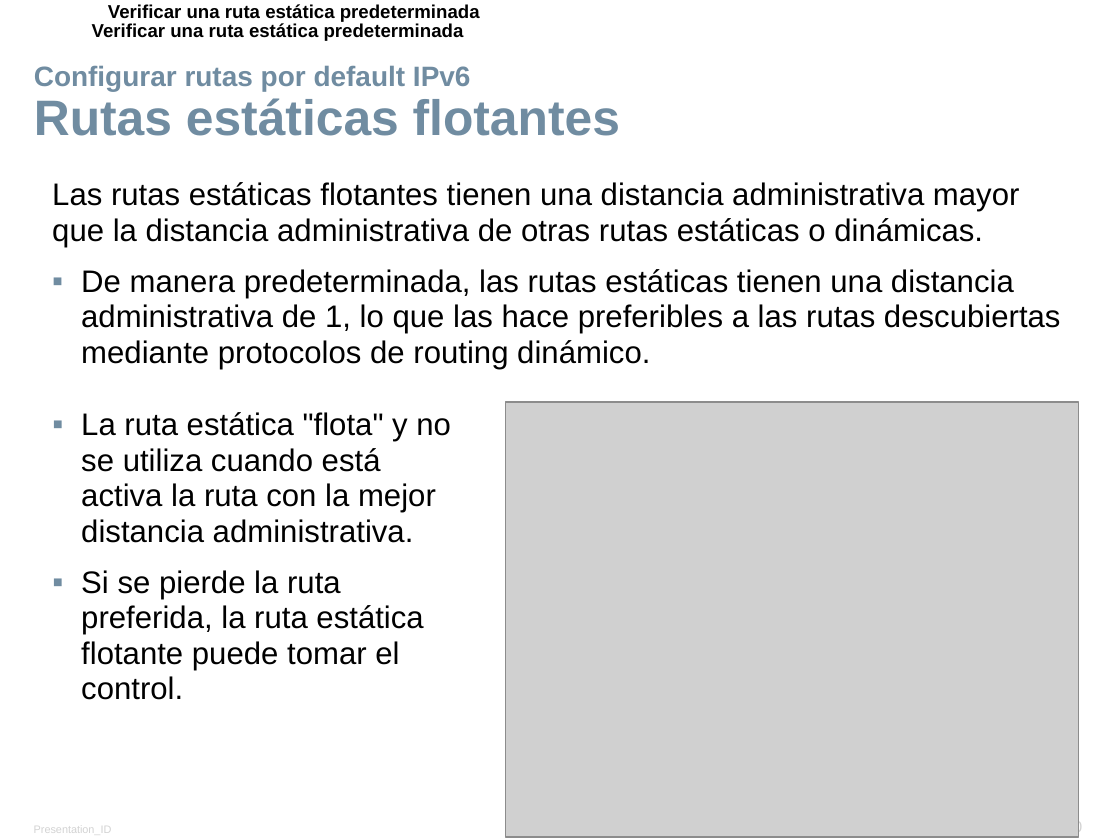
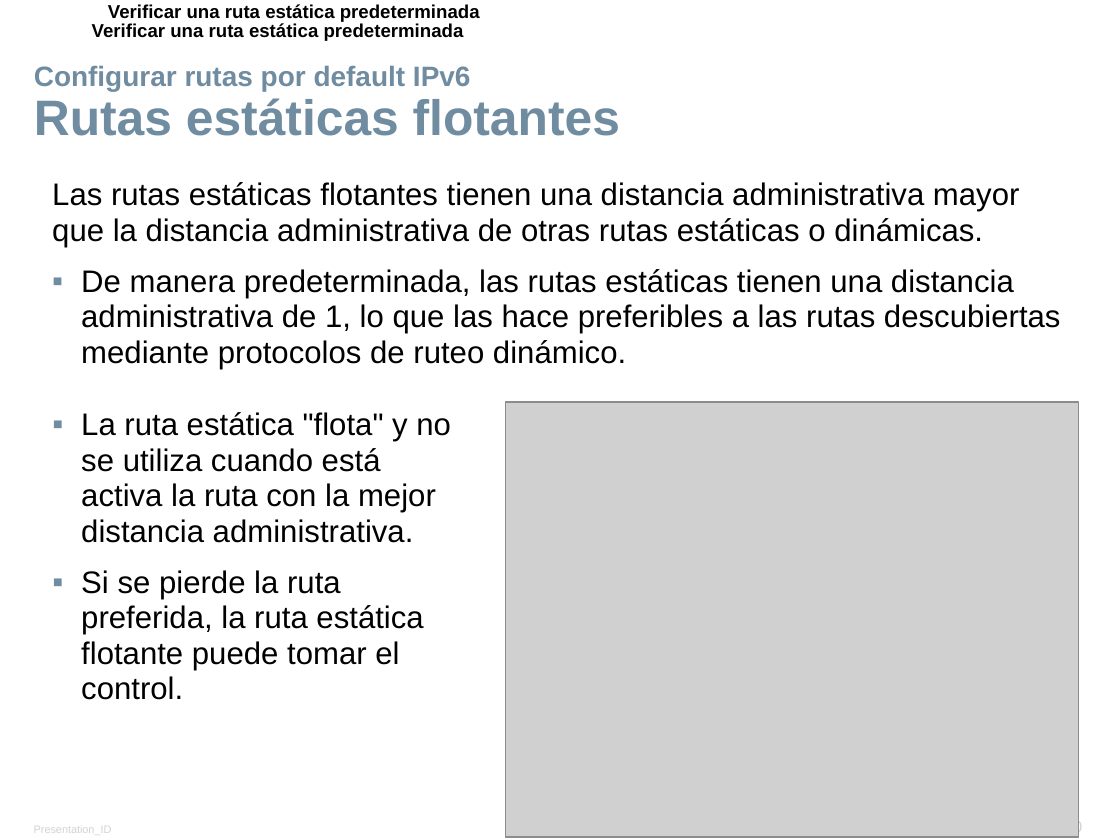
Before and after one commit to lizetheP/Seguridad, a slide deck: slide 30 of CalendarioAgo23/Presentaciones/6_Ruteo_estatico.pptx. Drawn at 1120x840 pixels with LibreOffice and Linux fonts; fonts in the diff are those of the drawing; grey boxes stand for pictures; background and template pictures are left out. Boxes give left, top, right and bottom in pixels: in the first picture for what was removed or moved away, otherwise in the second. Text is boxed around its words. In the diff, an @@ line names an element or a change of style, - is before the commit and + after.

```diff
--- a/CalendarioAgo23/Presentaciones/6_Ruteo_estatico.pptx
+++ b/CalendarioAgo23/Presentaciones/6_Ruteo_estatico.pptx
@@ text at (x1=81, y1=269, x2=1061, y2=369): text changed @@
-▪ De manera predeterminada, las rutas estáticas tienen una distancia administrativa de 1, lo que las hace preferibles a las rutas descubiertas mediante protocolos de routing dinámico.
+▪ De manera predeterminada, las rutas estáticas tienen una distancia administrativa de 1, lo que las hace preferibles a las rutas descubiertas mediante protocolos de ruteo dinámico.
```
Also in this commit, not shown: 1 other slide changed, 8 other files.
